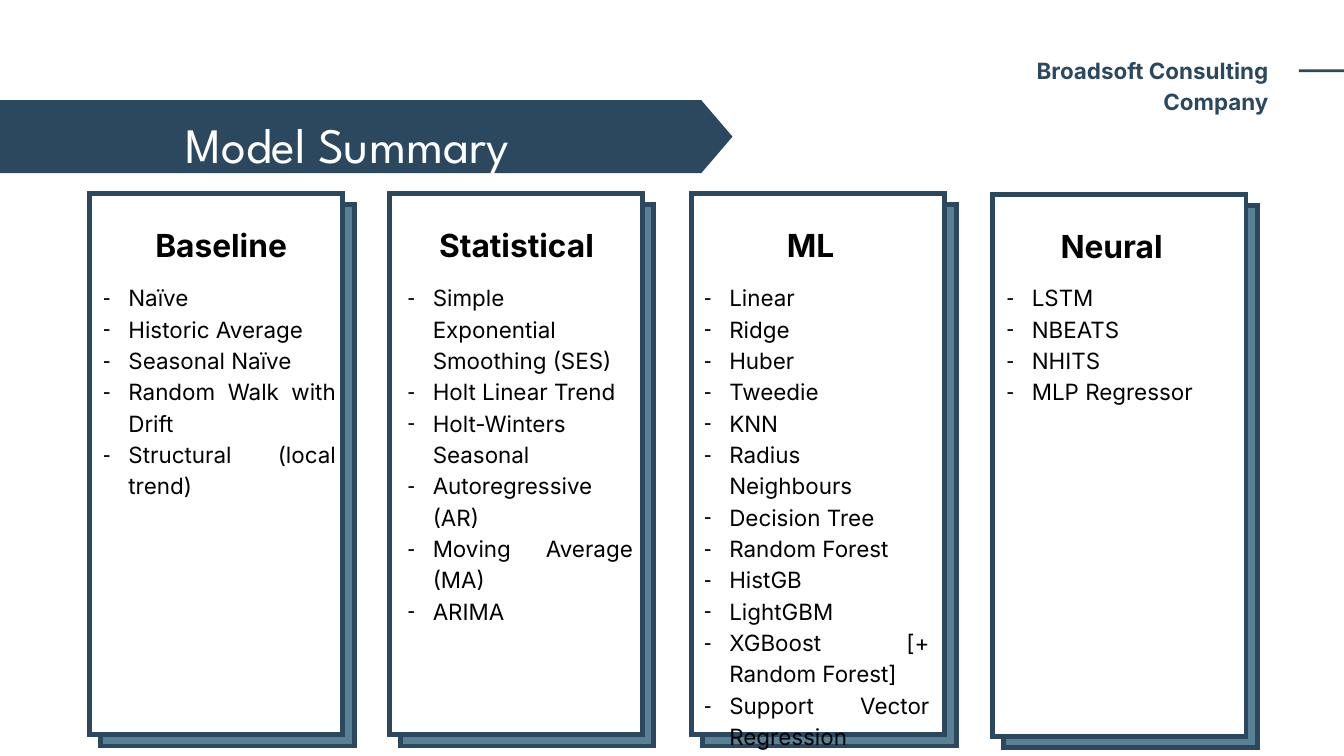
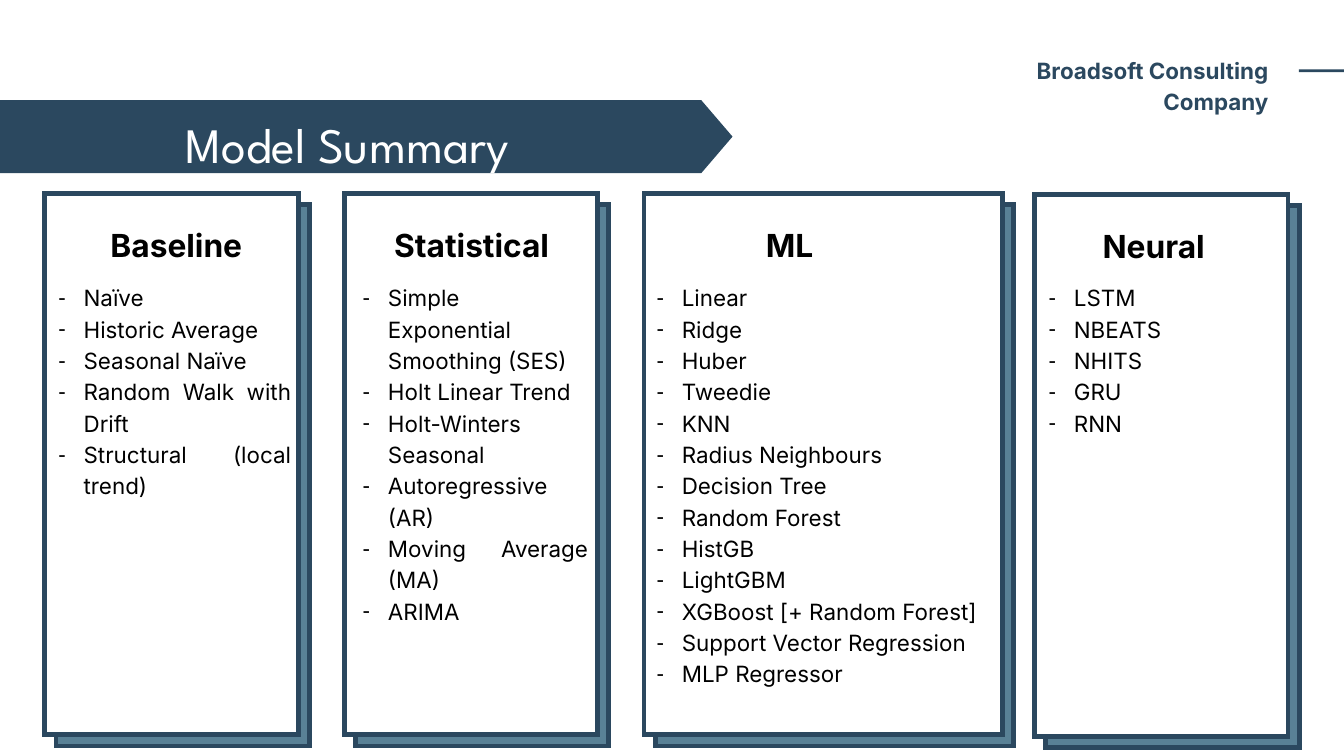
Before and after one commit to smn-krn/TIS3IL-WS25-Project, a slide deck: slide 9 of docs/reports/presentation/slides.pptx. Drawn at 1344x756 pixels with LibreOffice and Linux fonts; fonts in the diff are those of the drawing. Boxes give left, top, right and bottom in pixels: in the first picture for what was removed or moved away, otherwise in the second. Text is boxed around its words. In the diff, an @@ line names an element or a change of style, - is before the commit and + after.

Commit message:
Neural parquet added; ReadMe changed; parquet helper function added

```diff
--- a/docs/reports/presentation/slides.pptx
+++ b/docs/reports/presentation/slides.pptx
@@ 4 texts, 4 freeform shapes: place and size @@
-4 texts, 4 freeform shapes at (89,194,654,746)
+4 texts, 4 freeform shapes at (45,194,609,746)
@@ freeform shape: place and size @@
-freeform shape at (691,194,945,735)
+freeform shape at (644,194,1002,735)
@@ freeform shape: place and size @@
-freeform shape at (703,204,956,746)
+freeform shape at (655,204,1013,746)
@@ 2 freeform shapes, 1 text: place and size @@
-2 freeform shapes, 1 text at (993,195,1257,747)
+2 freeform shapes, 1 text at (1035,195,1299,747)
@@ text "ML": place and size @@
-text "ML" at (787,234,834,257)
+text "ML" at (766,234,813,257)
@@ text "Linear": place and size @@
-text "Linear" at (729,289,929,719)
+text "Linear" at (682,289,976,687)
@@ text "LSTM": place and size @@
-text "LSTM" at (1032,289,1192,405)
+text "LSTM" at (1074,289,1161,432)
@@ text at (1074,383,1122,432): text changed @@
-– MLP Regressor
+– GRU
+– RNN
@@ text at (682,602,976,623): alignment justified to left @@
@@ text at (682,665,842,687): paragraph added @@
+– MLP Regressor
```
Also in this commit, not shown: 5 other files.
